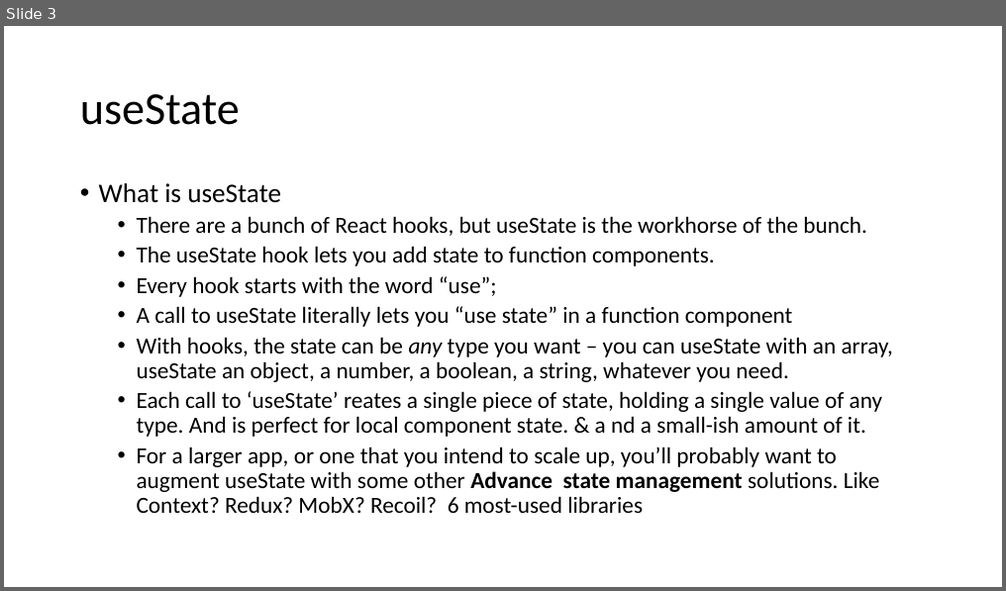
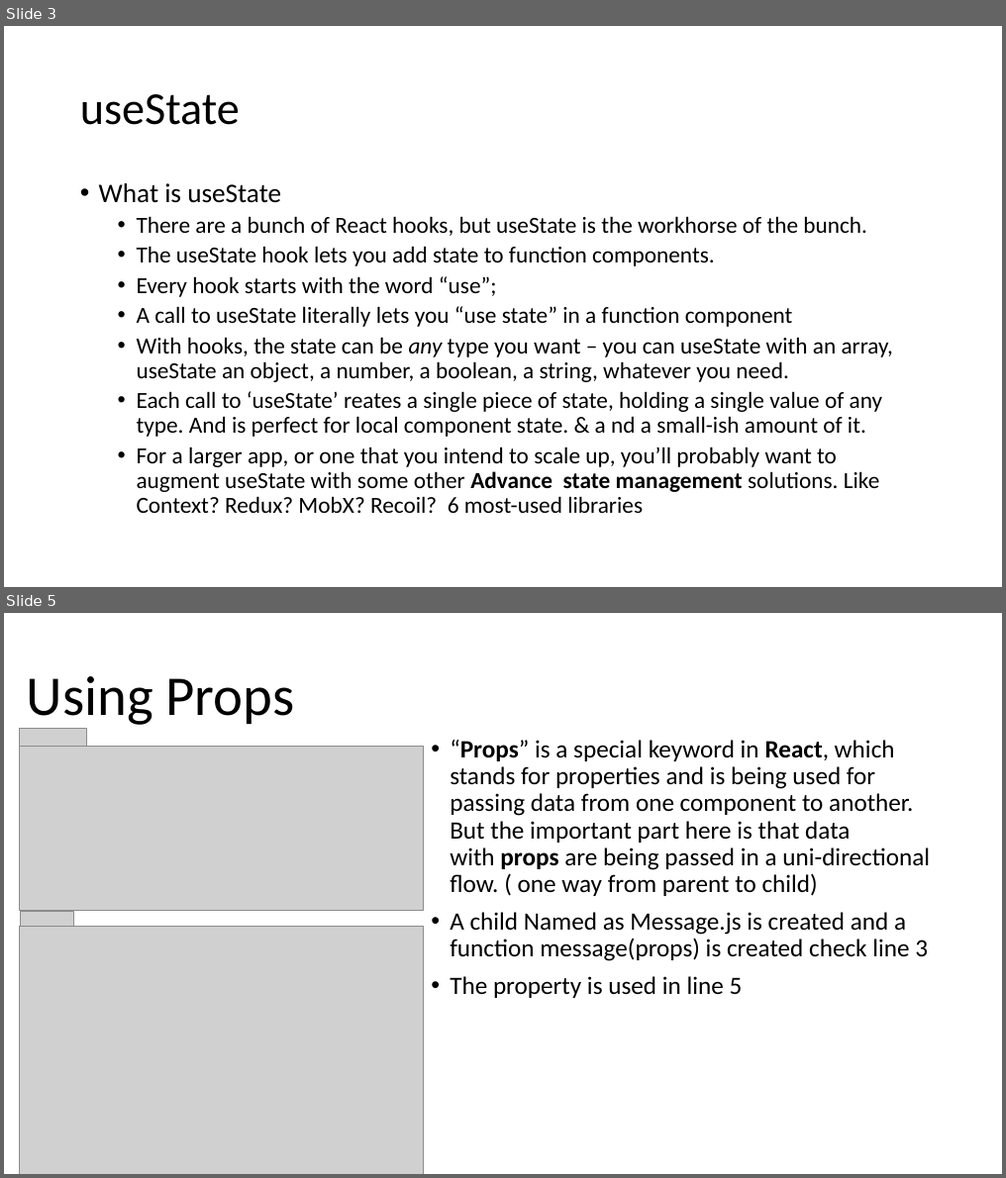
Before and after one commit to gqadirdepar/reactproj1, a slide deck: reactproj1.pptx. Shown one above the other, each under a label of ours: slide 3 before the commit, slides 3 and 5 after it; the slides between them are not shown. The pictures are 1006x591 and 1006x1178 pixels, drawn with LibreOffice and Linux fonts; fonts in the diff are those of the drawing; grey boxes stand for pictures. Boxes give left, top, right and bottom in pixels: in the first picture for what was removed or moved away, otherwise in the second. Text is boxed around its words. In the diff, an @@ line names an element or a change of style, - is before the commit and + after.

```diff
--- a/reactproj1.pptx
+++ b/reactproj1.pptx
@@ slide 5 added at bbox=[4, 613, 1002, 1174], background #FFFFFF @@
@@ title added at bbox=[27, 676, 295, 729], 54 pt, text #000000 @@
+Using Props
@@ picture added at bbox=[19, 728, 87, 746] @@
@@ picture added at bbox=[19, 746, 423, 910] @@
@@ text added at bbox=[450, 740, 930, 998], 24 pt, text #000000 @@
+• “Props” is a special keyword in React, which stands for properties and is being used for passing data from one component to another. But the important part here is that data with props are being passed in a uni-directional flow. ( one way from parent to child)
+• A child Named as Message.js is created and a function message(props) is created check line 3
+• The property is used in line 5
@@ picture added at bbox=[19, 926, 423, 1174] @@
@@ picture added at bbox=[21, 912, 73, 927] @@
```
Also in this commit, not shown: 2 other slides added, 3 other files.
